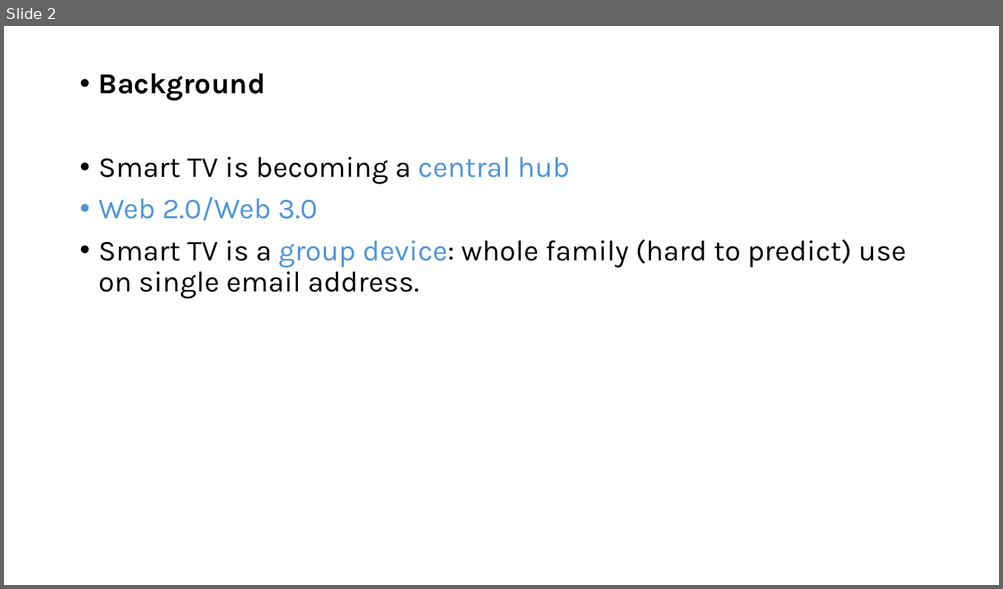
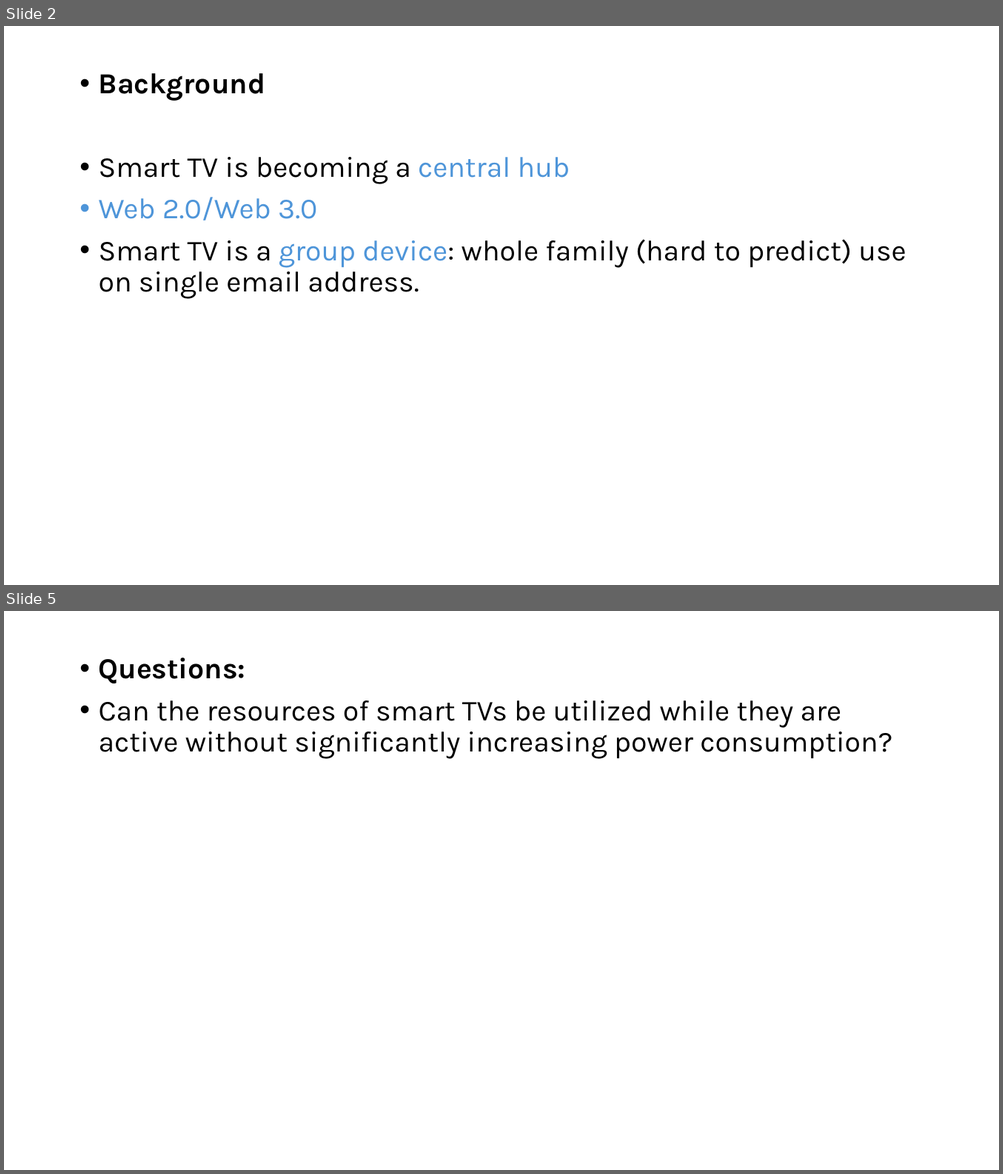
Before and after one commit to GXG-CS/smartTV, a slide deck: smartTV.pptx. Shown one above the other, each under a label of ours: slide 2 before the commit, slides 2 and 5 after it; the slides between them are not shown. The pictures are 1003x589 and 1003x1174 pixels, drawn with LibreOffice and Linux fonts; fonts in the diff are those of the drawing. Boxes give left, top, right and bottom in pixels: in the first picture for what was removed or moved away, otherwise in the second. Text is boxed around its words. In the diff, an @@ line names an element or a change of style, - is before the commit and + after.

```diff
--- a/smartTV.pptx
+++ b/smartTV.pptx
@@ slide 5 added at bbox=[4, 611, 999, 1170], background #FFFFFF @@
@@ text added at bbox=[99, 658, 892, 759], 28 pt, text #000000 @@
+• Questions:
+• Can the resources of smart TVs be utilized while they are active without significantly increasing power consumption?
```
Also in this commit, not shown: 6 other slides added, 2 slides removed.
